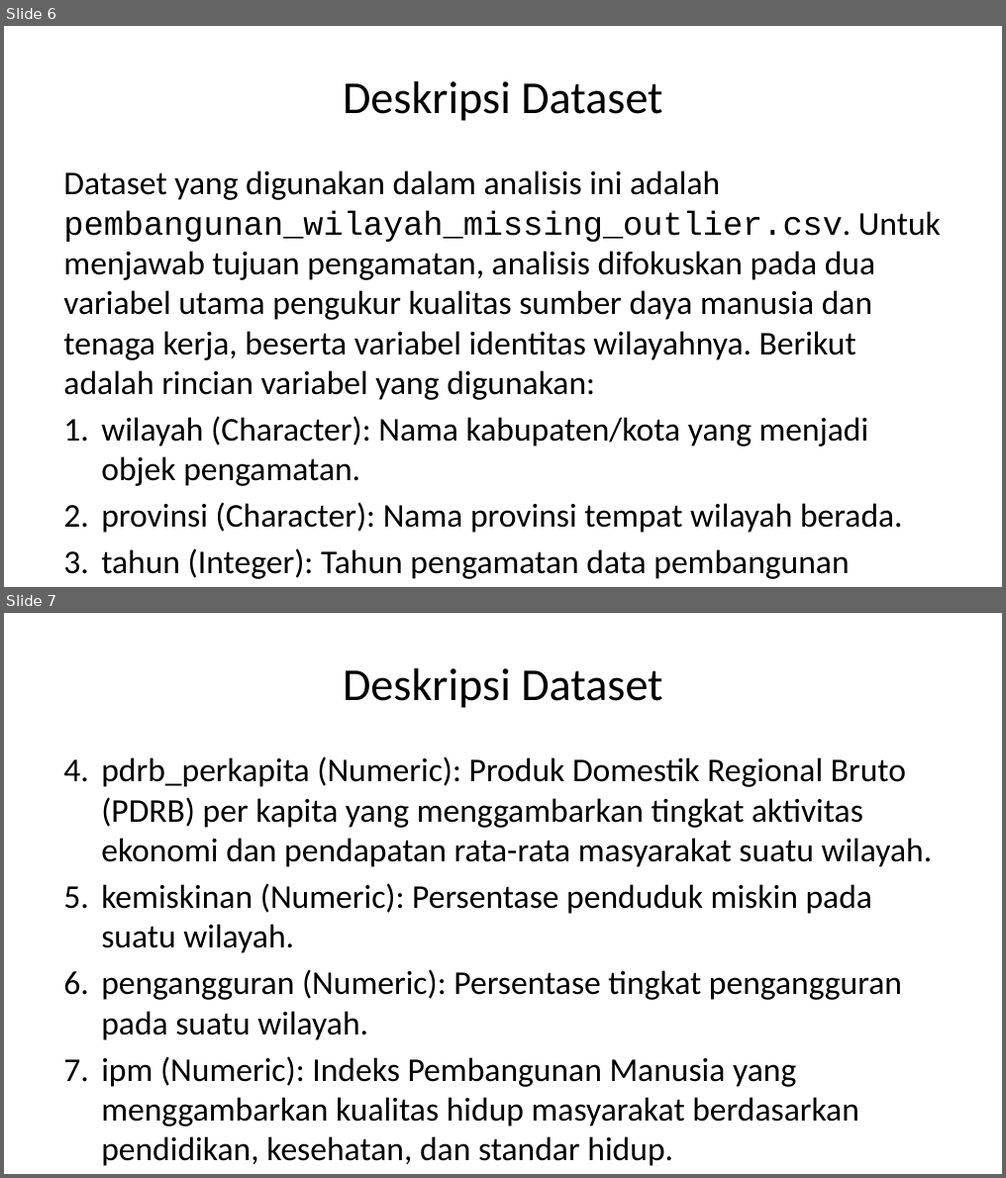
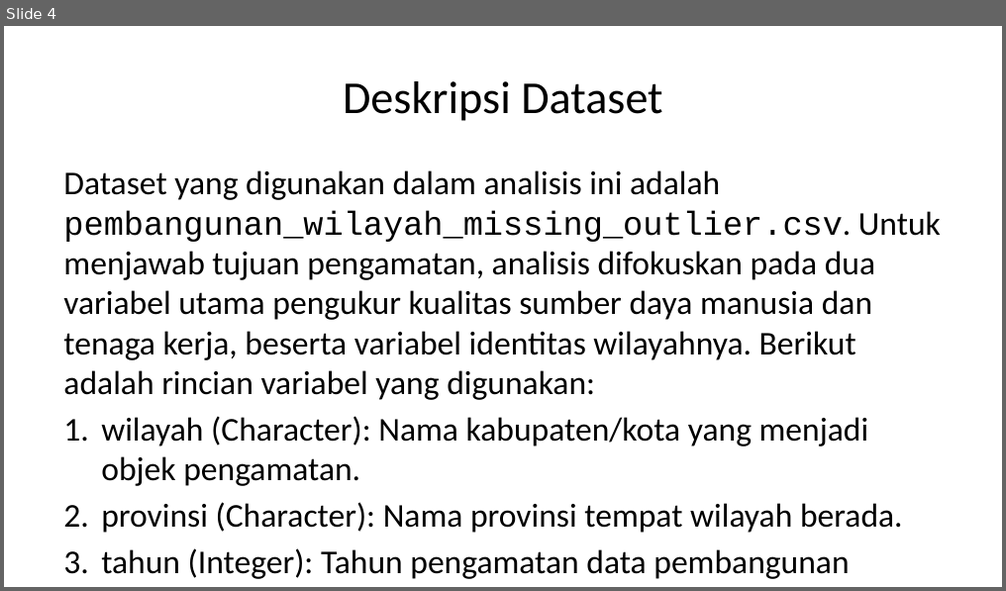
Before and after one commit to inbloom21/probstatproyekakhir, a slide deck: dokumen/PPT-Laporan.pptx. Shown one above the other, each under a label of ours: slides 6 and 7 before the commit, slide 4 after it. The pictures are 1006x1178 and 1006x591 pixels, drawn with LibreOffice and Linux fonts; fonts in the diff are those of the drawing. Boxes give left, top, right and bottom in pixels: in the first picture for what was removed or moved away, otherwise in the second. Text is boxed around its words. In the diff, an @@ line names an element or a change of style, - is before the commit and + after.

```diff
--- a/dokumen/PPT-Laporan.pptx
+++ b/dokumen/PPT-Laporan.pptx
@@ slide 7 removed at box(4, 613, 1002, 1174), background #FFFFFF @@
@@ title removed at box(343, 668, 662, 708) @@
-Deskripsi Dataset
@@ text removed at box(101, 757, 933, 1127) @@
-4. pdrb_perkapita (Numeric): Produk Domestik Regional Bruto (PDRB) per kapita yang menggambarkan tingkat aktivitas ekonomi dan pendapatan rata-rata masyarakat suatu wilayah.
-5. kemiskinan (Numeric): Persentase penduduk miskin pada suatu wilayah.
-6. pengangguran (Numeric): Persentase tingkat pengangguran pada suatu wilayah.
-7. ipm (Numeric): Indeks Pembangunan Manusia yang menggambarkan kualitas hidup masyarakat berdasarkan pendidikan, kesehatan, dan standar hidup.
@@ what was slide 6 is now slide 4 @@
```
Also in this commit, not shown: 3 slides changed, 1 slide added, 3 other slides removed, 2 other files.
